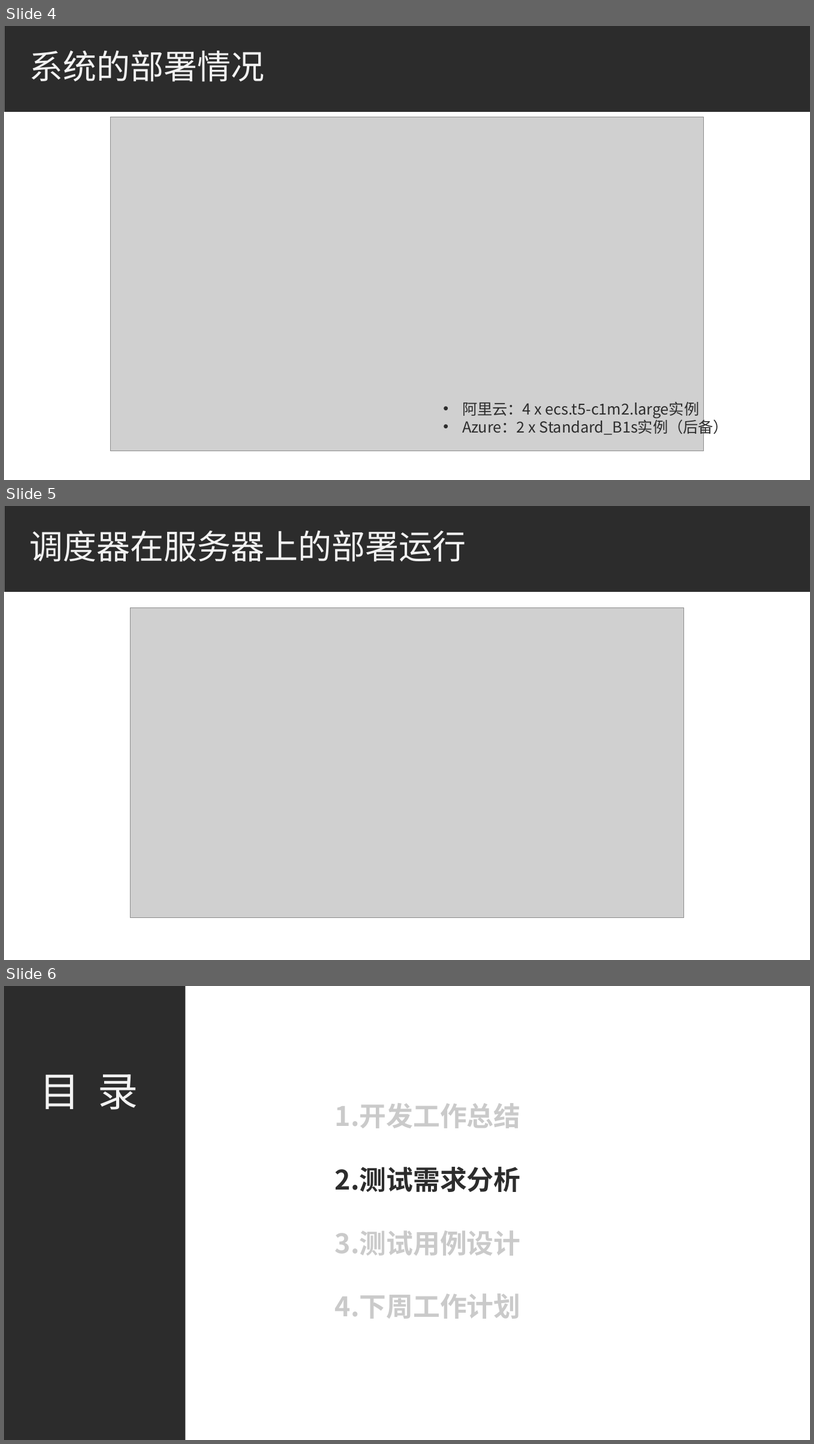
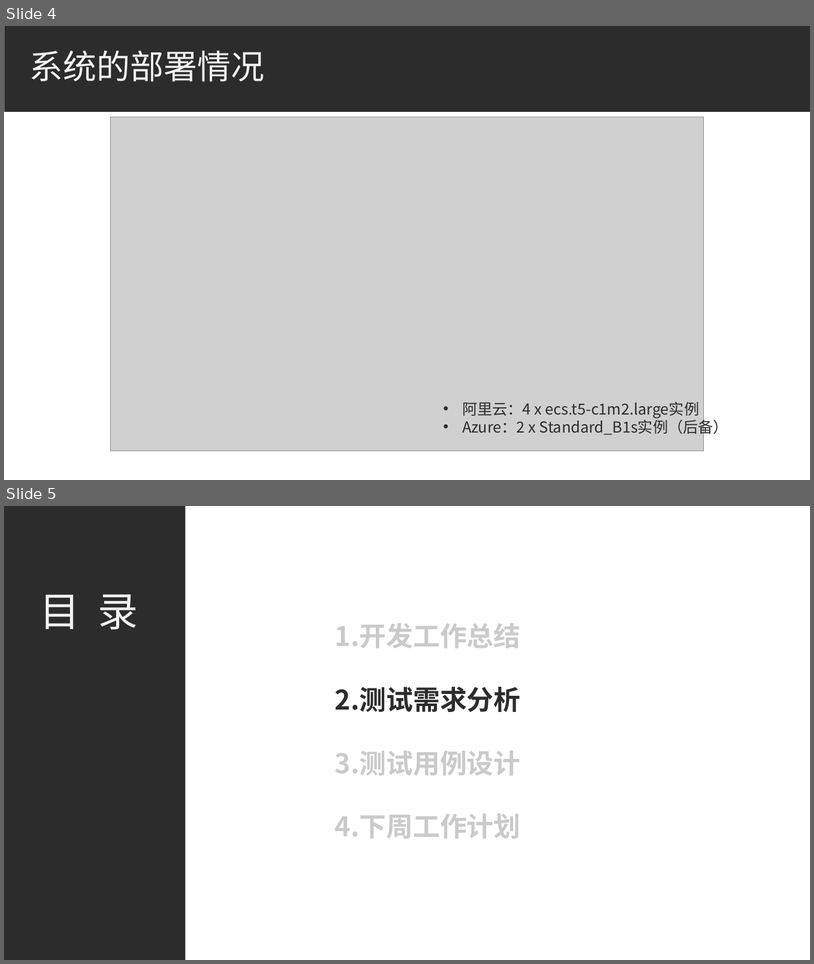
Before and after one commit to bhsei/20_H, a slide deck: 3.项目PPT/第12周_测试需求分析汇报.pptx. Shown one above the other, each under a label of ours: slides 4, 5 and 6 before the commit, slides 4 and 5 after it. The pictures are 814x1444 and 814x964 pixels, drawn with LibreOffice and Linux fonts; fonts in the diff are those of the drawing; grey boxes stand for pictures. Boxes give left, top, right and bottom in pixels: in the first picture for what was removed or moved away, otherwise in the second. Text is boxed around its words. In the diff, an @@ line names an element or a change of style, - is before the commit and + after.

```diff
--- a/3.项目PPT/第12周_测试需求分析汇报.pptx
+++ b/3.项目PPT/第12周_测试需求分析汇报.pptx
@@ slide 5 removed at (4,506,810,960), background #FFFFFF; not listed: 1 template element that a slide beside it also shows @@
@@ title removed at (30,531,466,562) @@
-调度器在服务器上的部署运行
@@ picture removed at (131,607,684,918) @@
@@ what was slide 6 is now slide 5 @@
```
Also in this commit, not shown: 3 slides changed, 1 other file.
